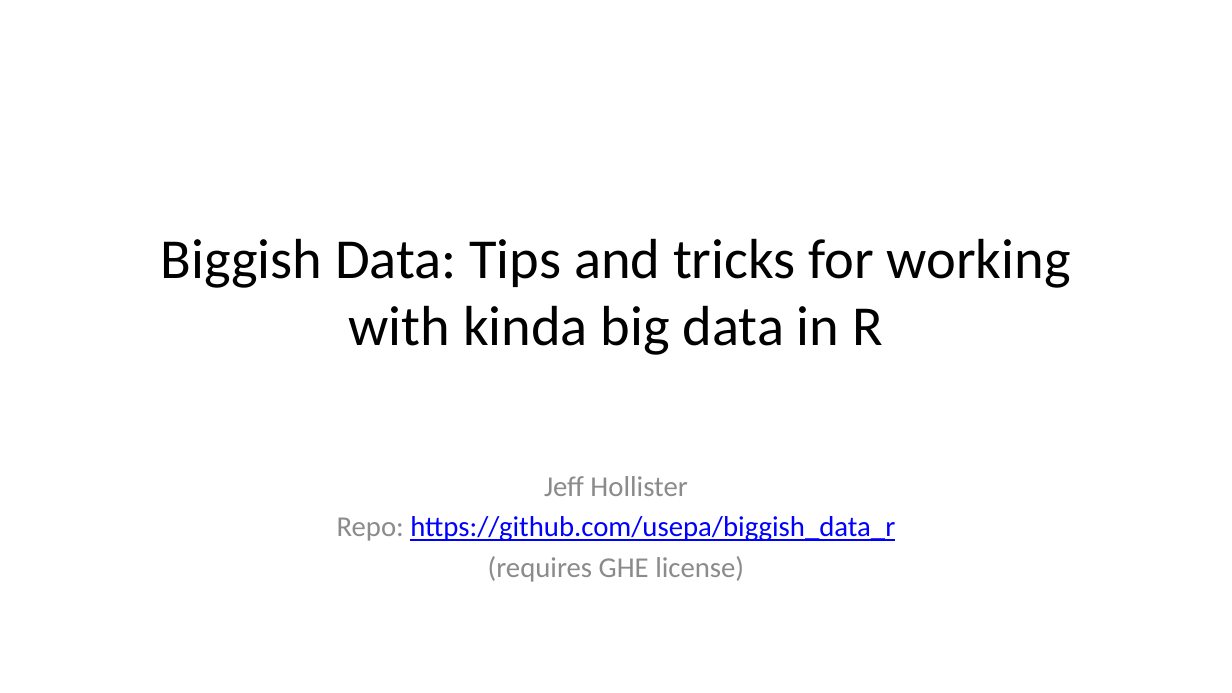
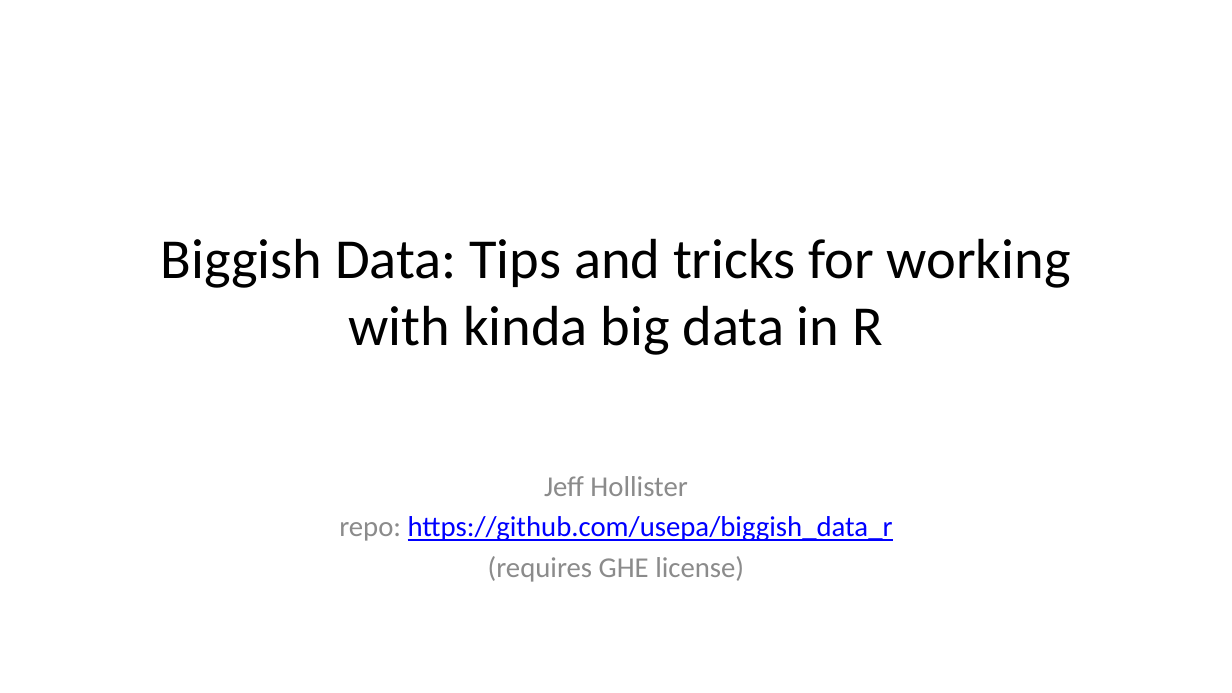
Before and after one commit to USEPA/biggish_data_r, a slide deck: slide 1 of presentation/biggish_data.pptx. Drawn at 1232x693 pixels with LibreOffice and Linux fonts; fonts in the diff are those of the drawing. Boxes give left, top, right and bottom in pixels: in the first picture for what was removed or moved away, otherwise in the second. Text is boxed around its words. In the diff, an @@ line names an element or a change of style, - is before the commit and + after.

```diff
--- a/presentation/biggish_data.pptx
+++ b/presentation/biggish_data.pptx
@@ subtitle at [339, 516, 893, 541]: text changed @@
-Repo: https://github.com/usepa/biggish_data_r
+repo: https://github.com/usepa/biggish_data_r
```
Also in this commit, not shown: 2 other files.
